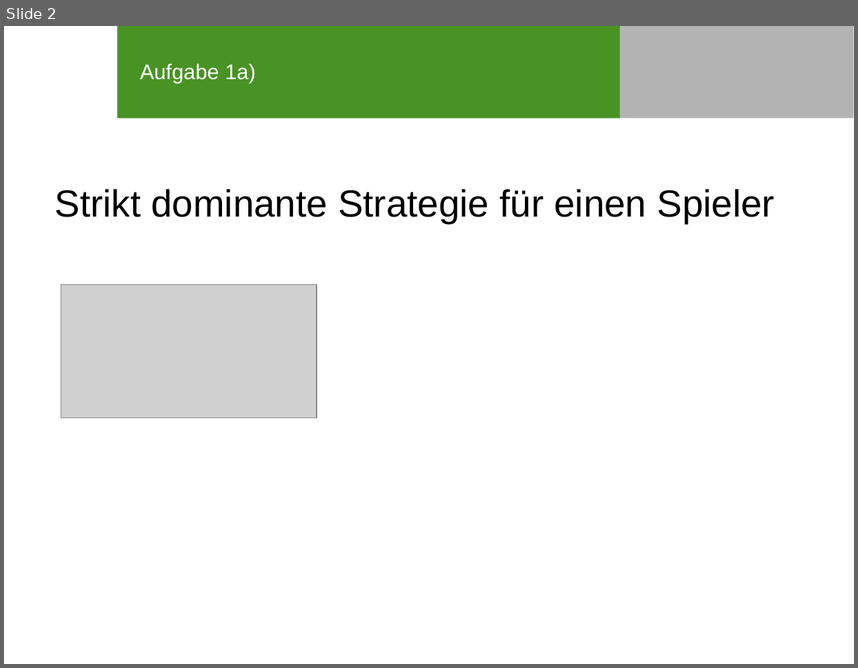
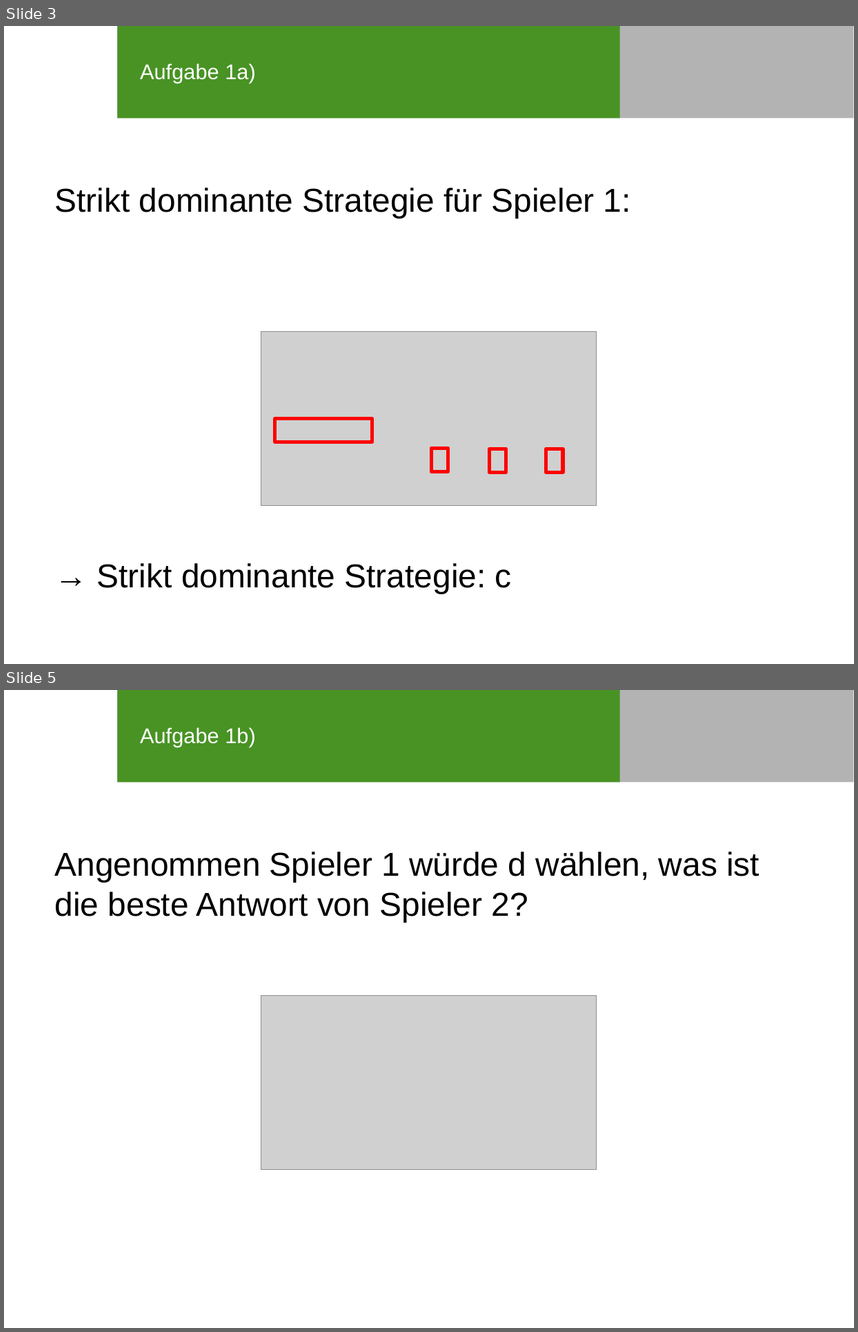
Before and after one commit to SOAS-Uni-Augsburg/ws16-17-group-10, a slide deck: Blatt-04/Präsi_Blatt04_Aufgabe2.ppt. Shown one above the other, each under a label of ours: slide 2 before the commit, slides 3 and 5 after it; the slides between them are not shown. The pictures are 858x668 and 858x1332 pixels, drawn with LibreOffice and Linux fonts; fonts in the diff are those of the drawing; grey boxes stand for pictures; background and template pictures are left out. Boxes give left, top, right and bottom in pixels: in the first picture for what was removed or moved away, otherwise in the second. Text is boxed around its words. In the diff, an @@ line names an element or a change of style, - is before the commit and + after.

Commit message:
Präsentation Blatt04 Aufgabe2

```diff
--- a/Blatt-04/Präsi_Blatt04_Aufgabe2.ppt
+++ b/Blatt-04/Präsi_Blatt04_Aufgabe2.ppt
@@ slide 5 added at bbox=[4, 690, 854, 1328], background #FFFFFF; not listed: 2 template elements that a slide beside it also shows @@
@@ title added at bbox=[140, 727, 256, 747], 18 pt, text #FFFFFF @@
+Aufgabe 1b)
@@ text added at bbox=[55, 851, 760, 922], 28 pt, text #000000 @@
+Angenommen Spieler 1 würde d wählen, was ist die beste Antwort von Spieler 2?
@@ picture added at bbox=[261, 995, 595, 1170] @@
@@ what was slide 2 is now slide 3 @@
@@ slide 3 changed as well @@
@@ text at bbox=[55, 187, 631, 593]: text changed; size 32 to 28 pt @@
-Strikt dominante Strategie für einen Spieler
+Strikt dominante Strategie für Spieler 1:
+→ Strikt dominante Strategie: c
@@ picture: place and size @@
-picture at bbox=[61, 285, 317, 417]
+picture at bbox=[261, 331, 595, 506]
@@ group added at bbox=[275, 419, 564, 472]: 4 rectangles @@
```
Also in this commit, not shown: 1 other slide changed, 28 other slides added, 1 other file.
